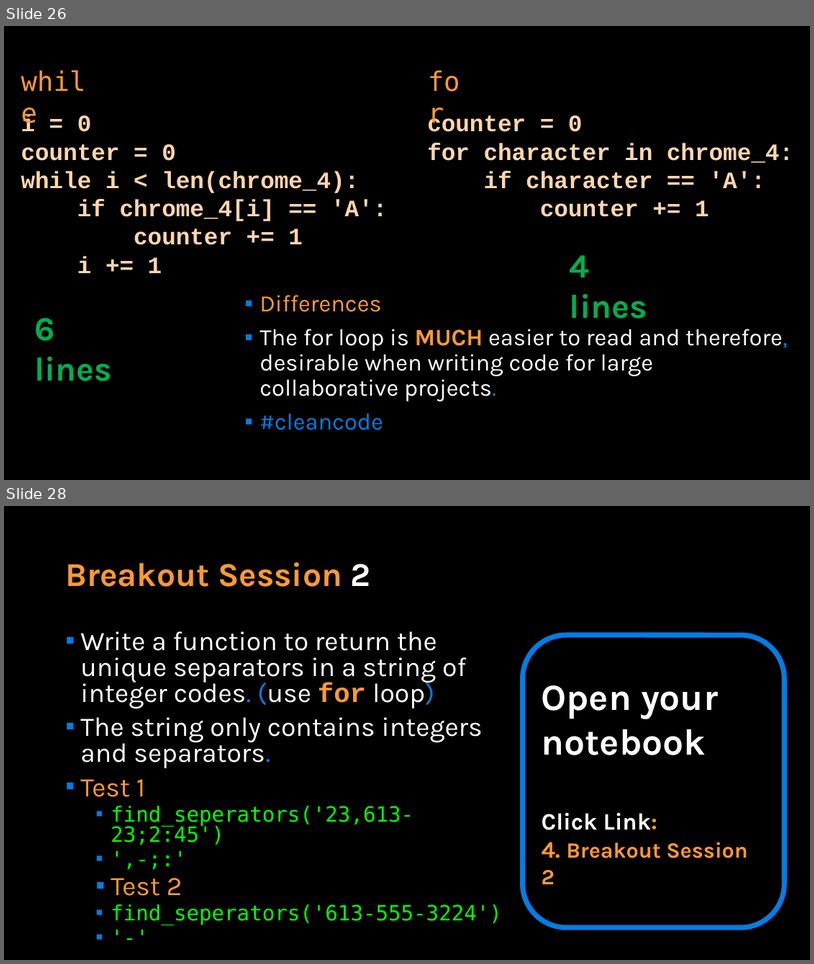
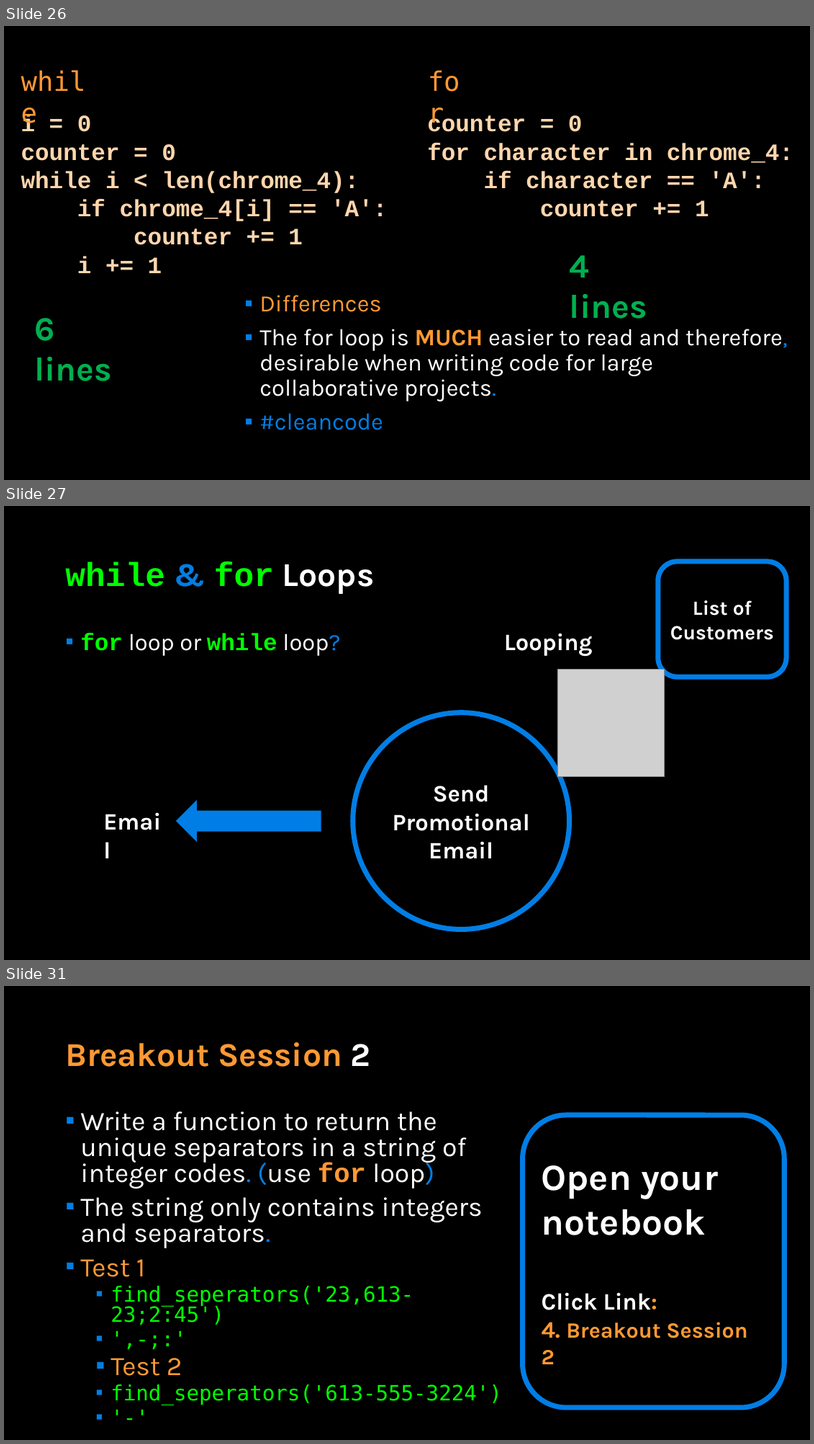
Before and after one commit to APS106/APS106-winter-2023-kinsella-goodfellow, a slide deck: lectures/week6/lecture1/slides/week6_lecture1.pptx. Shown one above the other, each under a label of ours: slides 26 and 28 before the commit, slides 26, 27 and 31 after it; the slides between them are not shown. The pictures are 814x964 and 814x1444 pixels, drawn with LibreOffice and Linux fonts; fonts in the diff are those of the drawing; grey boxes stand for pictures; background and template pictures are left out. Boxes give left, top, right and bottom in pixels: in the first picture for what was removed or moved away, otherwise in the second. Text is boxed around its words. In the diff, an @@ line names an element or a change of style, - is before the commit and + after.

```diff
--- a/lectures/week6/lecture1/slides/week6_lecture1.pptx
+++ b/lectures/week6/lecture1/slides/week6_lecture1.pptx
@@ slide 27 added at [4,506,810,960], background picture (left out) @@
@@ title added at [65,563,375,594], 39.6 pt, text #00FF00, bold @@
+while & for Loops
@@ rounded rectangle added at [658,561,787,677], outline #017EE5 6 pt, 24 pt, text #FFFFFF, bold @@
+List of Customers
@@ text added at [80,633,340,656], 28 pt, text #FFFFFF @@
+▪ for loop or while loop?
@@ text added at [504,633,593,656], 28 pt, text #FFFFFF, bold @@
+Looping
@@ picture added at [558,669,665,777] @@
@@ ellipse added at [353,713,570,929], outline #017EE5 6 pt, 28 pt, text #FFFFFF, bold @@
+Send Promotional Email
@@ text added at [98,803,171,838], 28 pt, text #FFFFFF, bold @@
+Email
@@ right arrow added at [176,800,322,842], fill #017EE5 @@
@@ what was slide 28 is now slide 31 @@
```
Also in this commit, not shown: 2 slides changed, 2 other slides added, 9 other files.
